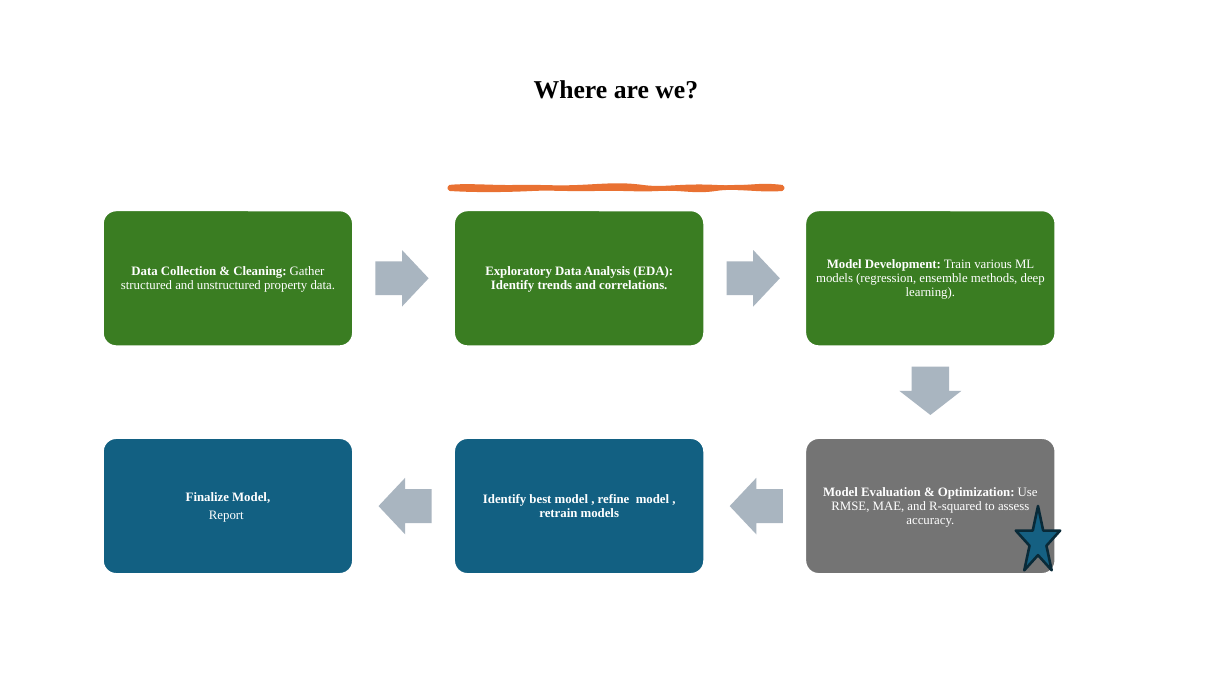
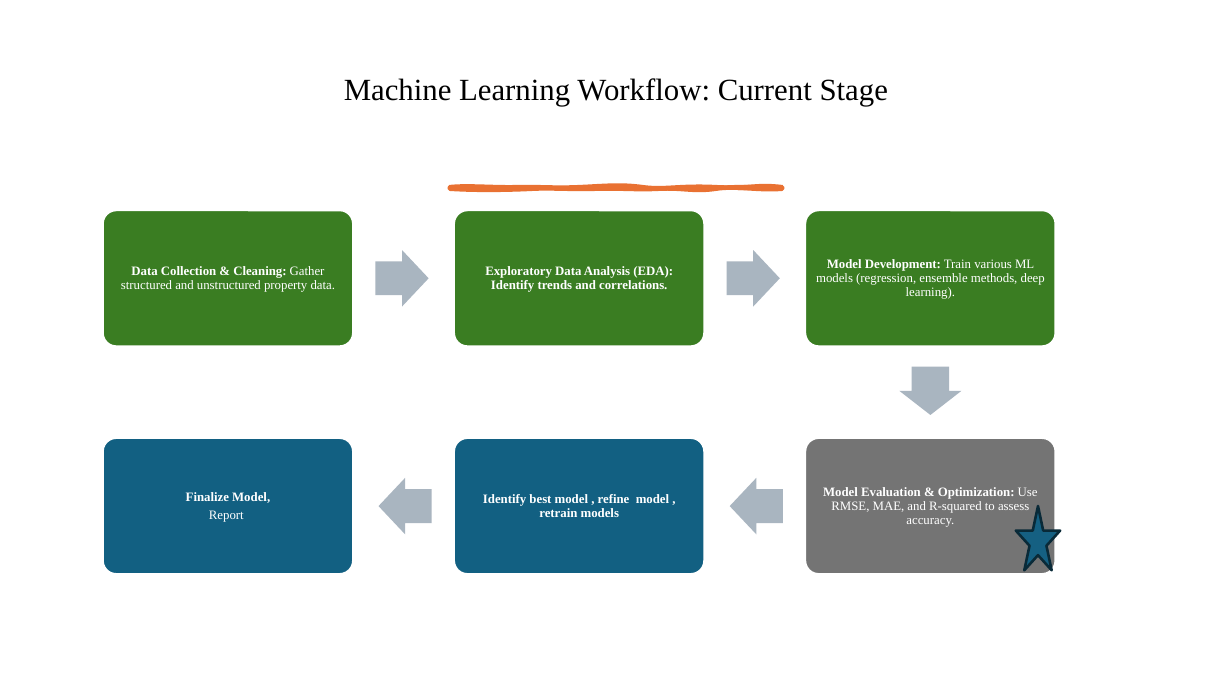
Before and after one commit to KavyaGurram2000/DS_2025_TeamE, a slide deck: slide 3 of presentation/Predicting Housing Market Trends_ML_v4.pptx. Drawn at 1232x693 pixels with LibreOffice and Linux fonts; fonts in the diff are those of the drawing. Boxes give left, top, right and bottom in pixels: in the first picture for what was removed or moved away, otherwise in the second. Text is boxed around its words. In the diff, an @@ line names an element or a change of style, - is before the commit and + after.

```diff
--- a/presentation/Predicting Housing Market Trends_ML_v4.pptx
+++ b/presentation/Predicting Housing Market Trends_ML_v4.pptx
@@ subtitle at [344,78,888,106]: text changed; size 20 to 24 pt; bold off @@
-Where are we?
+Machine Learning Workflow: Current Stage
```
Also in this commit, not shown: 1 other slide changed.
